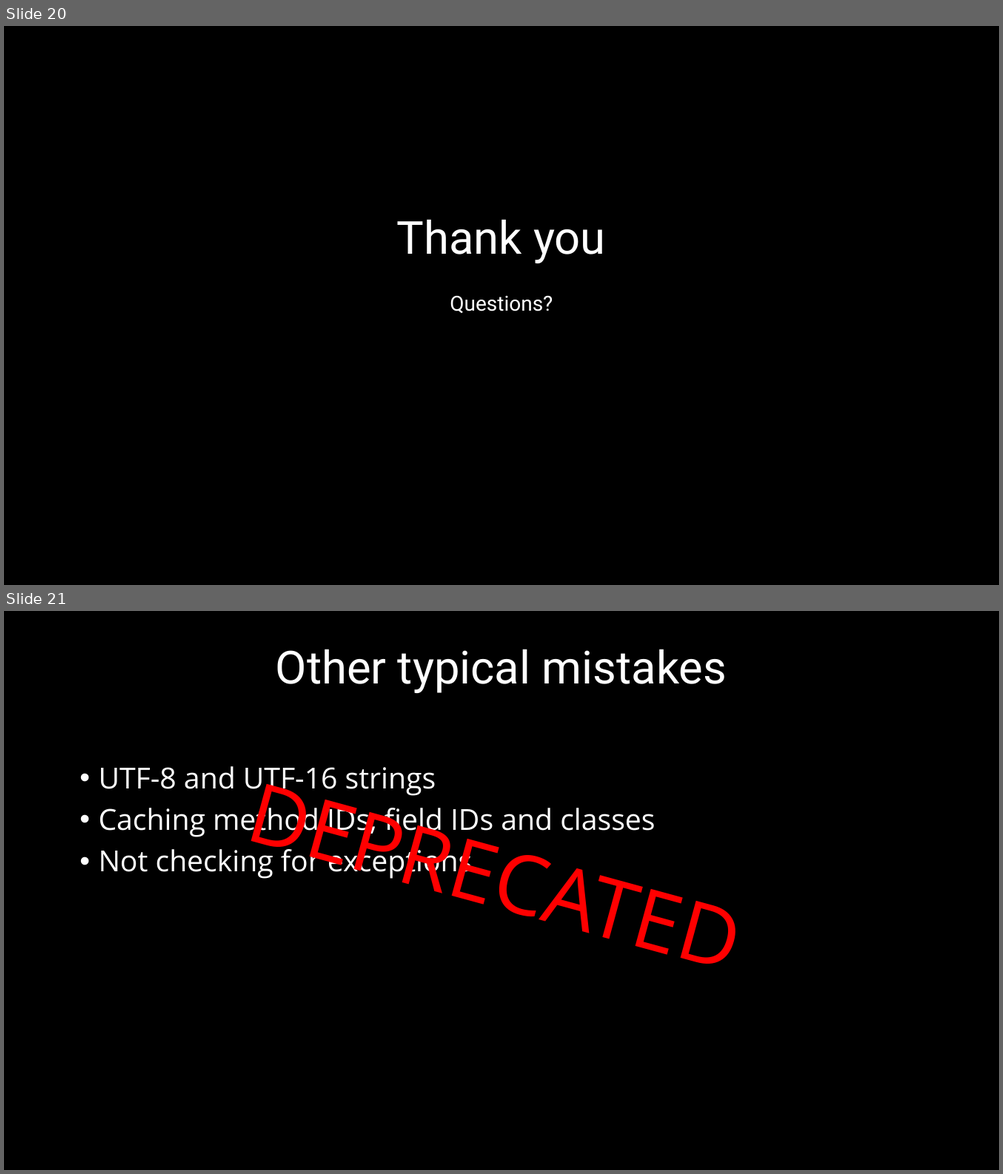
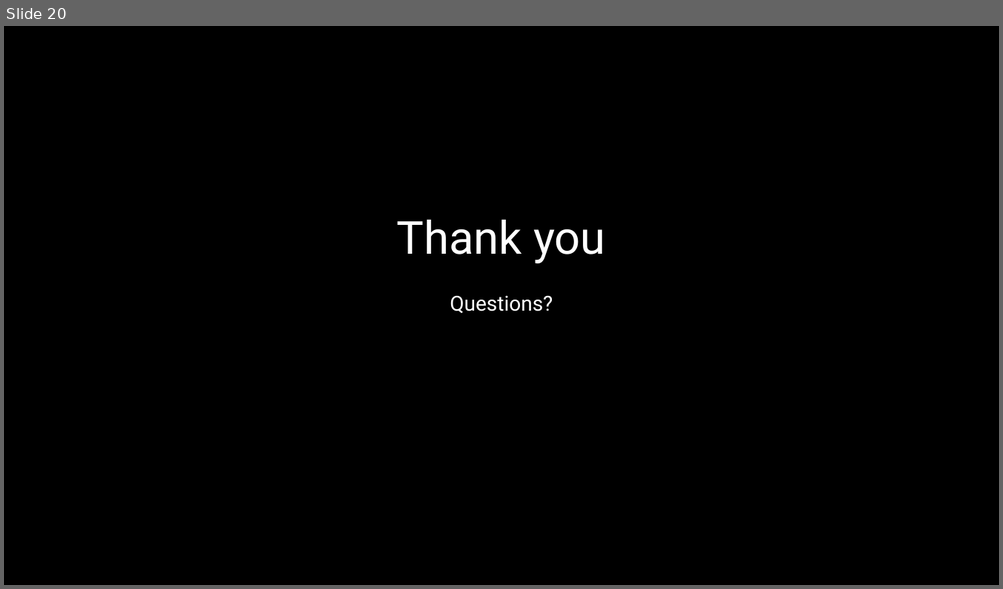
Before and after one commit to 9majka/NDK_presentation, a slide deck: NDK_SoftServeTheme.pptx. Shown one above the other, each under a label of ours: slides 20 and 21 before the commit, slide 20 after it. The pictures are 1003x1174 and 1003x589 pixels, drawn with LibreOffice and Linux fonts; fonts in the diff are those of the drawing; background and template pictures are left out. Boxes give left, top, right and bottom in pixels: in the first picture for what was removed or moved away, otherwise in the second. Text is boxed around its words. In the diff, an @@ line names an element or a change of style, - is before the commit and + after.

```diff
--- a/NDK_SoftServeTheme.pptx
+++ b/NDK_SoftServeTheme.pptx
@@ slide 21 removed at <box>4,611,999,1170</box>, background #000000 @@
@@ title removed at <box>276,649,726,693</box> @@
-Other typical mistakes
@@ text removed at <box>112,721,879,1028</box> @@
-DEPRECATED
@@ text removed at <box>99,766,654,880</box> @@
-• UTF-8 and UTF-16 strings
-• Caching method IDs, field IDs and classes
-• Not checking for exceptions
```
Also in this commit, not shown: 6 slides changed, 1 slide added, 1 other slide removed, 11 other files.
